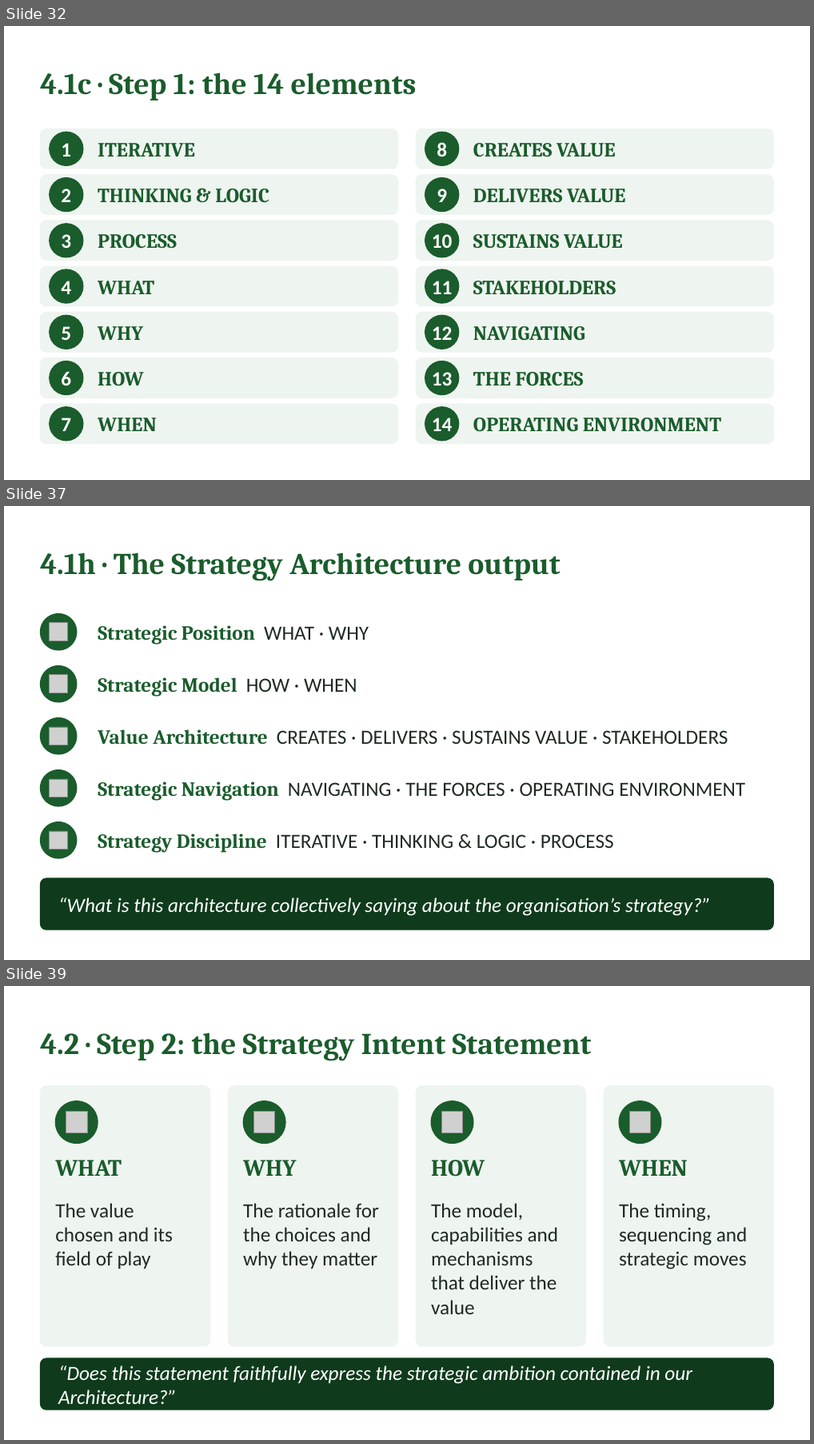
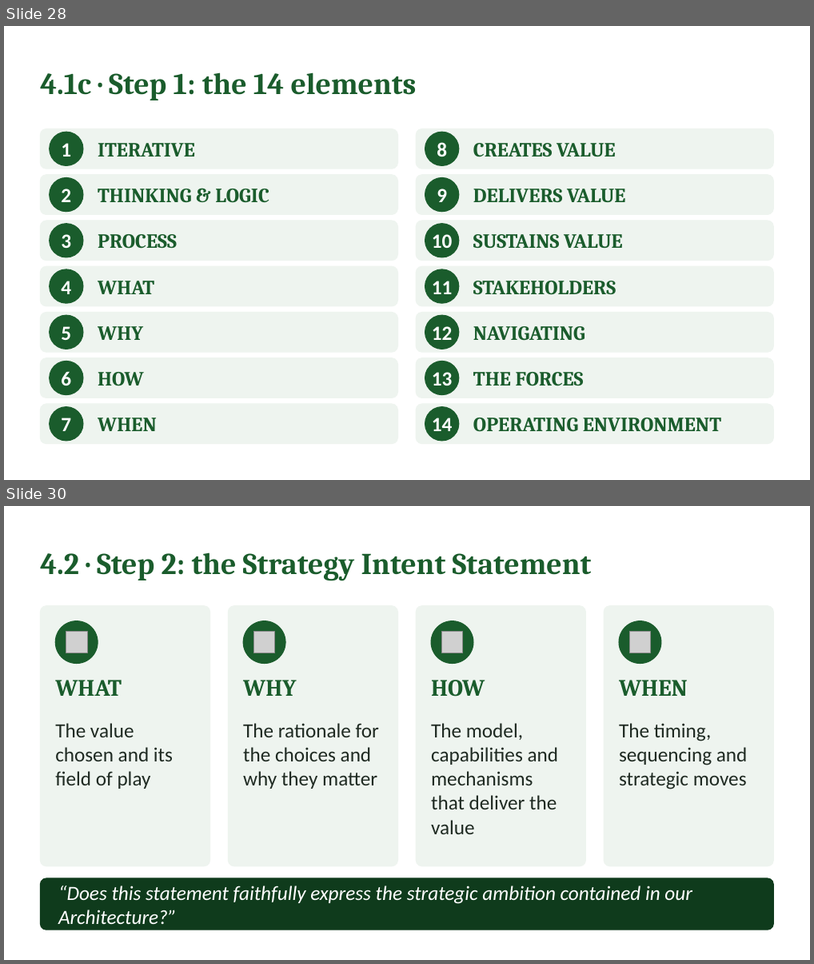
Before and after one commit to IBSL26/ibsl-platform, a slide deck: Unit decks/Unit 02 - Strategy Visioning & Success in Practice (SiP).pptx. Shown one above the other, each under a label of ours: slides 32, 37 and 39 before the commit, slides 28 and 30 after it; the slides between them are not shown. The pictures are 814x1444 and 814x964 pixels, drawn with LibreOffice and Linux fonts; fonts in the diff are those of the drawing; grey boxes stand for pictures. Boxes give left, top, right and bottom in pixels: in the first picture for what was removed or moved away, otherwise in the second. Text is boxed around its words. In the diff, an @@ line names an element or a change of style, - is before the commit and + after.

```diff
--- a/Unit decks/Unit 02 - Strategy Visioning & Success in Practice (SiP).pptx
+++ b/Unit decks/Unit 02 - Strategy Visioning & Success in Practice (SiP).pptx
@@ slide 37 removed at (x1=4, y1=506, x2=810, y2=960), background #FFFFFF @@
@@ text removed at (x1=40, y1=552, x2=560, y2=580) @@
-4.1h · The Strategy Architecture output
@@ ellipse removed at (x1=40, y1=614, x2=77, y2=650) @@
@@ picture removed at (x1=50, y1=623, x2=67, y2=641) @@
@@ text removed at (x1=98, y1=625, x2=369, y2=644) @@
-Strategic Position WHAT · WHY
@@ ellipse removed at (x1=40, y1=666, x2=77, y2=702) @@
@@ picture removed at (x1=50, y1=675, x2=67, y2=693) @@
@@ text removed at (x1=98, y1=677, x2=358, y2=696) @@
-Strategic Model HOW · WHEN
@@ ellipse removed at (x1=40, y1=718, x2=77, y2=754) @@
@@ picture removed at (x1=50, y1=727, x2=67, y2=745) @@
@@ text removed at (x1=98, y1=729, x2=728, y2=744) @@
-Value Architecture CREATES · DELIVERS · SUSTAINS VALUE · STAKEHOLDERS
@@ ellipse removed at (x1=40, y1=770, x2=77, y2=806) @@
@@ picture removed at (x1=50, y1=779, x2=67, y2=797) @@
@@ text removed at (x1=98, y1=781, x2=746, y2=800) @@
-Strategic Navigation NAVIGATING · THE FORCES · OPERATING ENVIRONMENT
@@ ellipse removed at (x1=40, y1=822, x2=77, y2=858) @@
@@ picture removed at (x1=50, y1=831, x2=67, y2=849) @@
@@ text removed at (x1=98, y1=833, x2=614, y2=852) @@
-Strategy Discipline ITERATIVE · THINKING & LOGIC · PROCESS
@@ rounded rectangle removed at (x1=40, y1=878, x2=774, y2=929) @@
@@ text removed at (x1=58, y1=897, x2=711, y2=916) @@
-“What is this architecture collectively saying about the organisation’s strategy?”
@@ what was slide 32 is now slide 28 @@
@@ what was slide 39 is now slide 30 @@
```
Also in this commit, not shown: 5 slides changed, 11 other slides removed, 2 other files.
